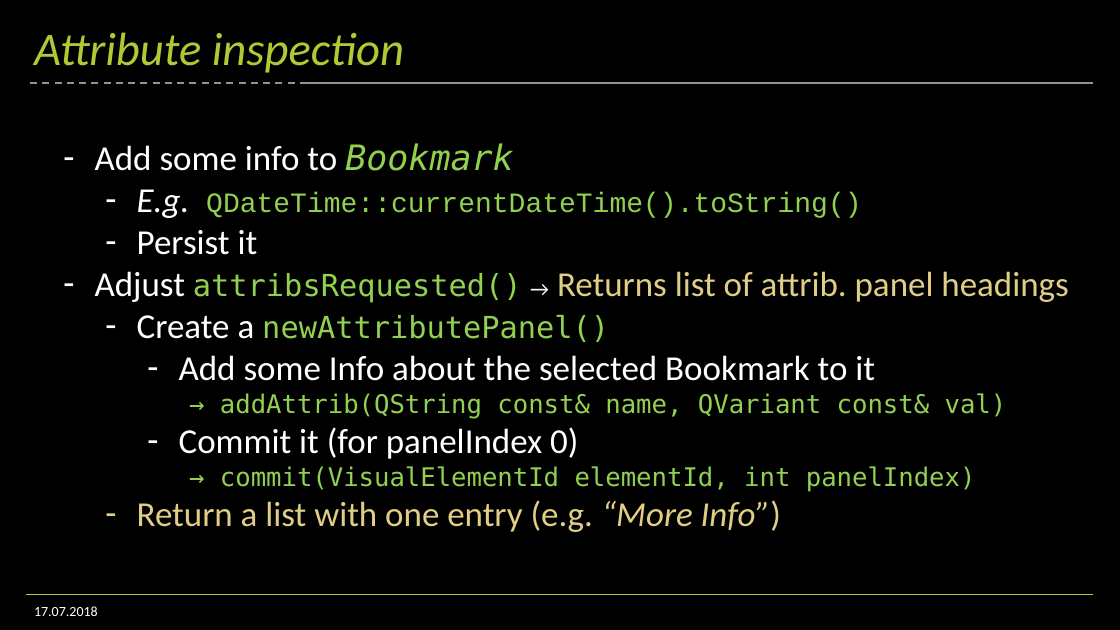
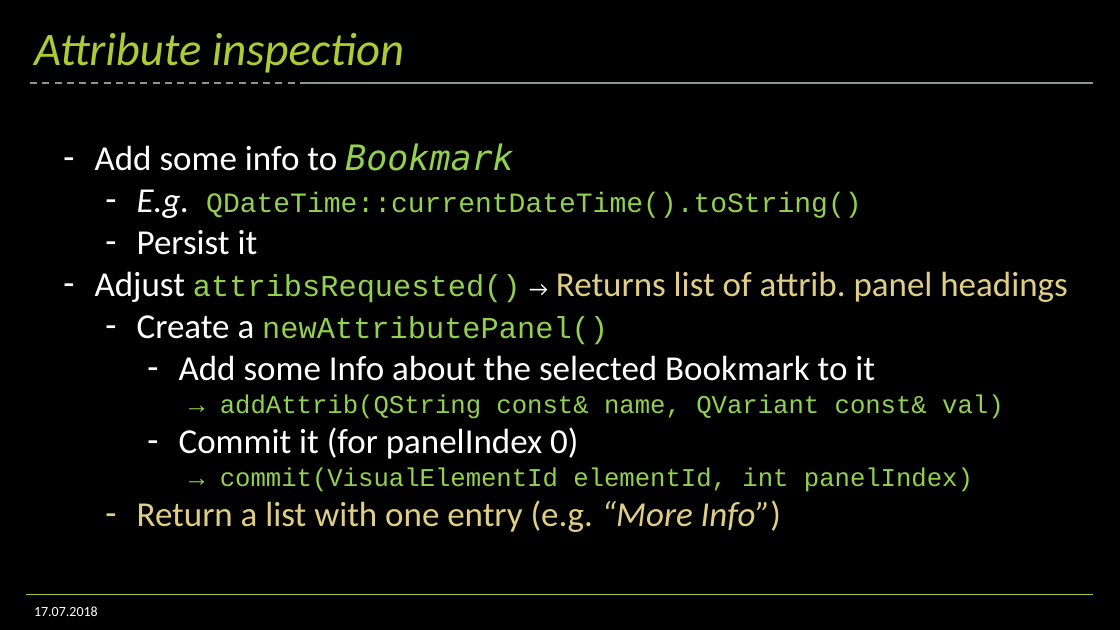
Before and after one commit to Klebert-Engineering/td-2019-mapviewer-ext, a slide deck: slide 11 of workshop.pptx. Drawn at 1120x630 pixels with LibreOffice and Linux fonts; fonts in the diff are those of the drawing; background and template pictures are left out. Boxes give left, top, right and bottom in pixels: in the first picture for what was removed or moved away, otherwise in the second. Text is boxed around its words. In the diff, an @@ line names an element or a change of style, - is before the commit and + after.

```diff
--- a/workshop.pptx
+++ b/workshop.pptx
@@ text at [95, 271, 1067, 492]: font DejaVu Sans Mono to Courier New in "attribsRequested()", "newAttributePanel()", "→ addAttrib(QString const& name, QVariant const& val)", "→ commit(VisualElementId elementId, int panelIndex)" @@
```
Also in this commit, not shown: 3 other slides changed, 3 other files.
